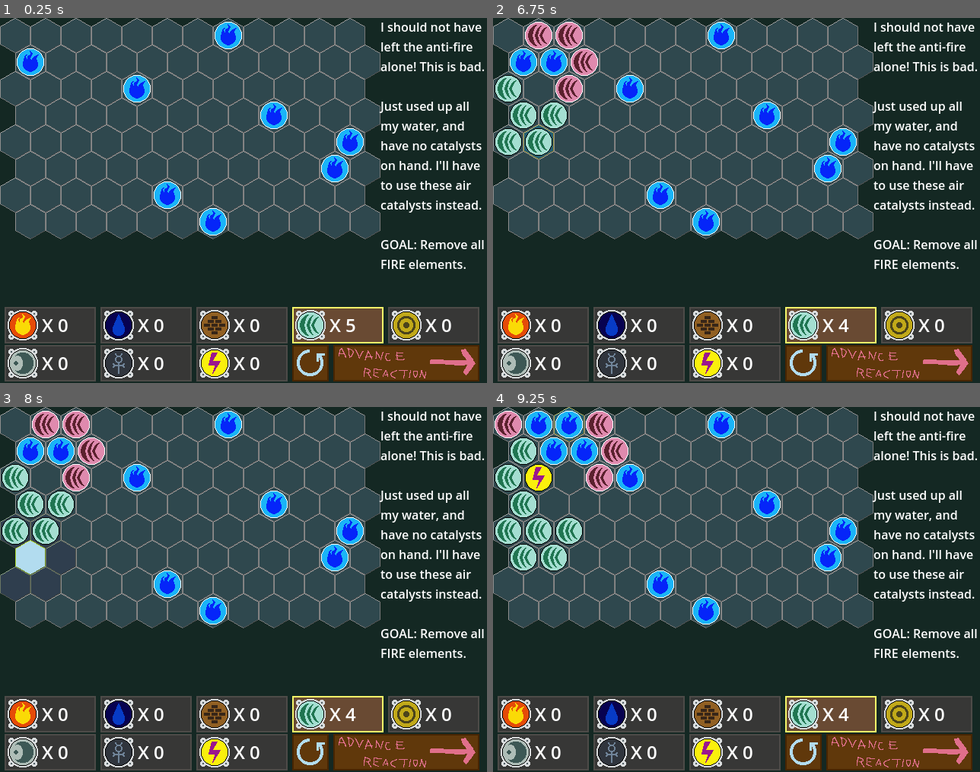
Above: before the commit, frames 1-4 (two rows, left to right).
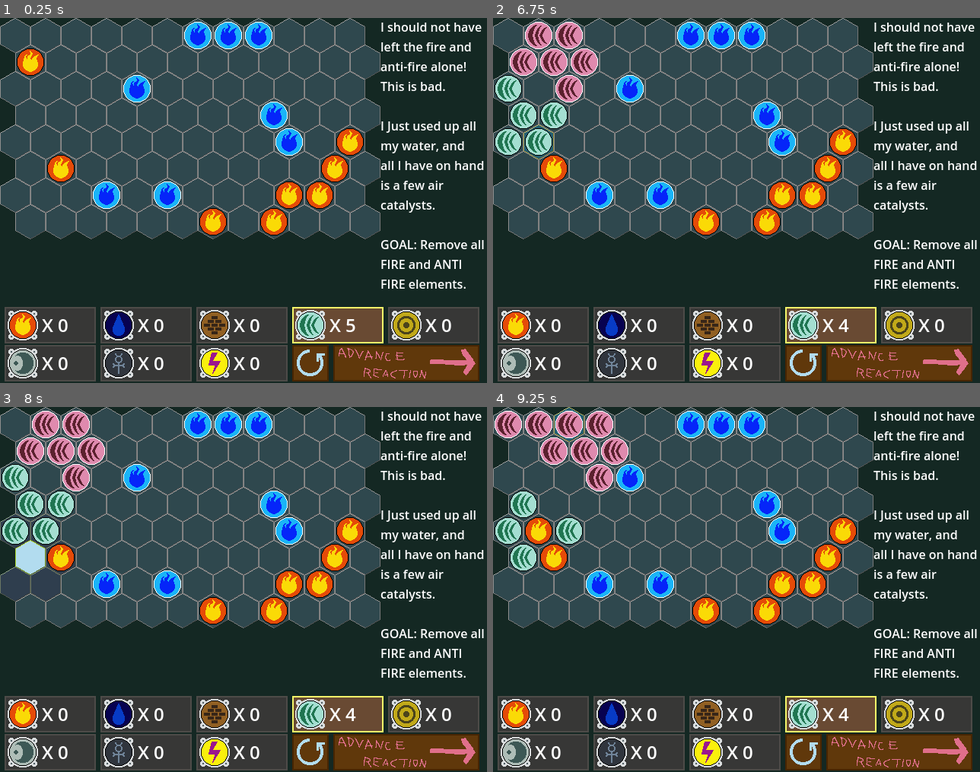
Above: after the commit, the same moments.

Repository: Invenblocker/split-from-nothing
Game: Godot game, scene res://Levels/level_4.tscn
Two runs of this game, one before a commit and one after it. Both use one fixed random seed, a clock stepped at 60 frames per second and the inputs below. This scene is started directly instead of the project's main scene.
Inputs (mouse positions are in pixels of both pictures, inside the frame that each line leads up to):
- Up to frame 1 (0.25 s): no input
- Up to frame 2 (6.75 s): tap Enter at 0.5 s; move the mouse to (507, 43) at 0.52 s; hold E (CycleRight) 0.53-1.28 s; tap - (AddAntiMatter) at 0.6, 2.85, 5.1 s; click (507, 43) at 0.67 s; tap R (Restart) every 0.75 s from 1.25 to 4.25 s; move the mouse to (507, 98) at 1.27 s; hold Q (CycleLeft) 1.28-2.03 s; tap + (AddMatter) at 1.35, 3.6, 5.85 s; click (507, 98) at 1.42 s; move the mouse to (507, 149) at 2.02 s; hold E (CycleRight) 2.03-3.53 s; tap Space (Advance) at 2.1, 4.35, 6.6 s; click (507, 149) at 2.17 s; move the mouse to (507, 204) at 2.77 s; click (507, 204) at 2.92 s; move the mouse to (536, 43) at 3.52 s; hold Q (CycleLeft) 3.53-5.78 s; click (536, 43) at 3.67 s; move the mouse to (522, 72) at 4.27 s; click (522, 72) at 4.42 s; move the mouse to (536, 98) at 5.02 s; click (536, 98) at 5.17 s; move the mouse to (522, 123) at 5.77 s; hold E (CycleRight) from 5.78 s (still down); click (522, 123) at 5.92 s; move the mouse to (536, 149) at 6.52 s; click (536, 149) at 6.67 s
- Up to frame 3 (8 s): keep holding E (CycleRight); move the mouse to (29, 567) at 7.27 s; tap - (AddAntiMatter) at 7.35 s; click (29, 567) at 7.42 s
- Up to frame 4 (9.25 s): move the mouse to (536, 593) at 8.02 s; release E (CycleRight) at 8.03 s; hold Q (CycleLeft) from 8.03 s (still down); tap + (AddMatter) at 8.1 s; click (536, 593) at 8.17 s; move the mouse to (570, 432) at 8.77 s; tap Space (Advance) at 8.85 s; click (570, 432) at 8.92 s

The runs differ from the first frame. In frame 1, 6.4% of the frame differs, in the area x 3-100%, y 1-75%; in frame 2, 6.7%; in frame 3, 6.7%; in frame 4, 8.6%, in the area x 0-100%, y 1-75%.

Commit message:
Changed Level 4 to make it less trivial

Diff:
--- a/Levels/level_4.gd
+++ b/Levels/level_4.gd
@@ -7,24 +7,32 @@
 	%LevelScene.add_element(7, 0, HexTile.elements.FIRE, true)
 	%LevelScene.add_element(8, 3, HexTile.elements.FIRE, true)
 	%LevelScene.add_element(4, 2, HexTile.elements.FIRE, true)
-	%LevelScene.add_element(6, 7, HexTile.elements.FIRE, true)
-	%LevelScene.add_element(0, 1, HexTile.elements.FIRE, true)
-	%LevelScene.add_element(11, 4, HexTile.elements.FIRE, true)
-	%LevelScene.add_element(10, 5, HexTile.elements.FIRE, true)
+	%LevelScene.add_element(6, 7, HexTile.elements.FIRE, false)
+	%LevelScene.add_element(0, 1, HexTile.elements.FIRE, false)
+	%LevelScene.add_element(11, 4, HexTile.elements.FIRE, false)
+	%LevelScene.add_element(10, 5, HexTile.elements.FIRE, false)
 	%LevelScene.add_element(5, 6, HexTile.elements.FIRE, true)
+	%LevelScene.add_element(9, 4, HexTile.elements.FIRE, true)
+	%LevelScene.add_element(9, 6, HexTile.elements.FIRE, false)
+	%LevelScene.add_element(1, 5, HexTile.elements.FIRE, false)
+	%LevelScene.add_element(8, 0, HexTile.elements.FIRE, true)
+	%LevelScene.add_element(6, 0, HexTile.elements.FIRE, true)
+	%LevelScene.add_element(8, 7, HexTile.elements.FIRE, false)
+	%LevelScene.add_element(3, 6, HexTile.elements.FIRE, true)
+	%LevelScene.add_element(10, 6, HexTile.elements.FIRE, false)
 	%LevelScene.save_starting_state.emit()
 
 func _on_level_scene_post_step() -> void:
-	var anti_fire_count:int = 0
+	var remaining_fire = false
 	var tiles = %LevelScene.get_tile_map()
 	for row in tiles:
 		for tile in row:
 			if tile != null:
-				if (tile.element == HexTile.elements.FIRE) and (tile.antimatter == true):
-					anti_fire_count += 1
+				if (tile.element == HexTile.elements.FIRE):
+					remaining_fire = true
+					break
 
-	print(anti_fire_count)
-	if anti_fire_count <= 0:
+	if !remaining_fire:
 		%ObjectiveLabel.visible = false
 		%CompleteLabel.visible = true
 		level_finished.emit()
--- a/Levels/level_4.tscn
+++ b/Levels/level_4.tscn
@@ -35,17 +35,18 @@
 offset_right = 494.0
 offset_bottom = 380.0
 text = "I should not have
-left the anti-fire
-alone! This is bad.
+left the fire and
+anti-fire alone!
+This is bad.
 
-Just used up all
+I Just used up all
 my water, and
-have no catalysts
-on hand. I'll have
-to use these air
-catalysts instead.
+all I have on hand
+is a few air
+catalysts.
 
 GOAL: Remove all
+FIRE and ANTI
 FIRE elements."
 metadata/_edit_use_anchors_ = true
 
--- a/project.godot
+++ b/project.godot
@@ -11,7 +11,7 @@
 [application]
 
 config/name="Split From Nothing"
-config/version="0.1.3"
+config/version="0.1.4"
 run/main_scene="uid://dfme587sh0xpl"
 config/features=PackedStringArray("4.5", "GL Compatibility")
 config/icon="uid://dl7i47nxi5r"
